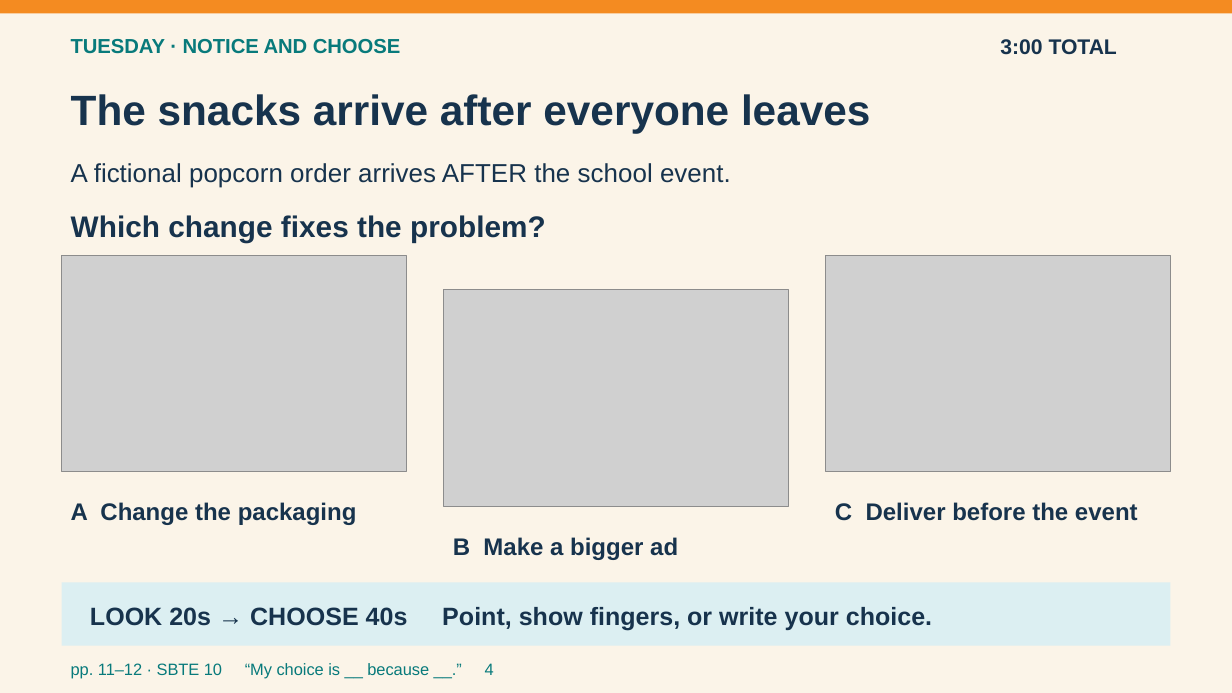
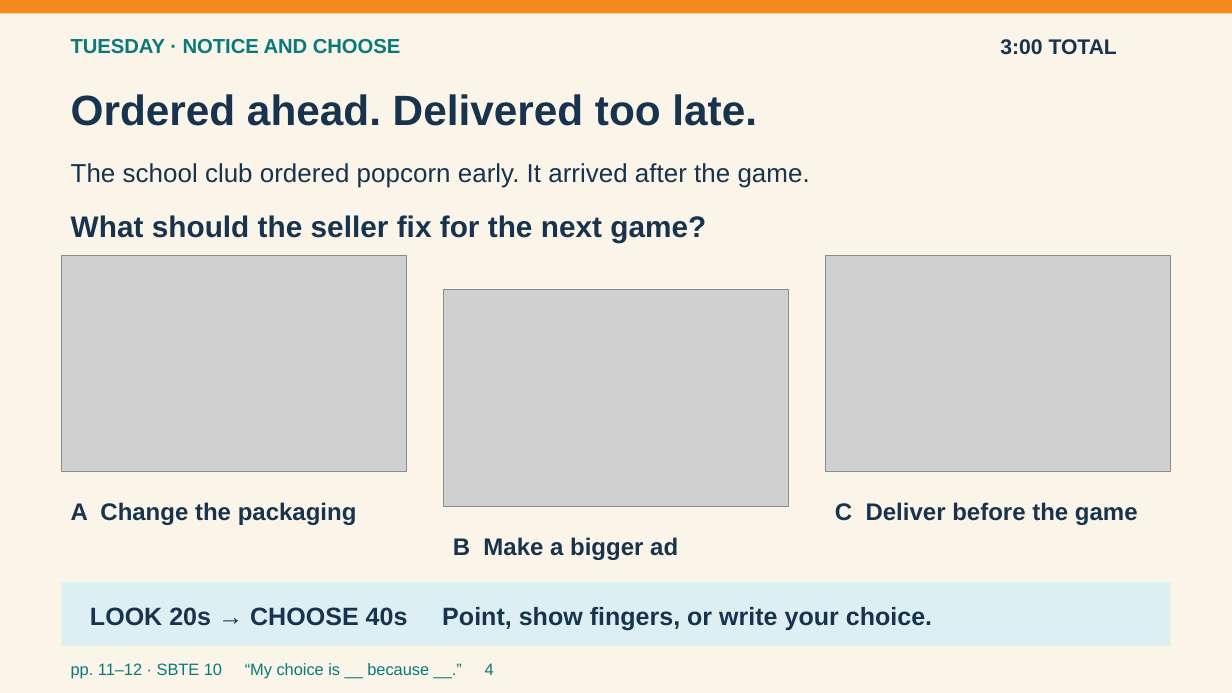
Before and after one commit to pzg8794/teaching-placement, a slide deck: slide 4 of second-placement/planning/2026-09-21-to-25/2026-09-21-to-25-Entry-Routines-Visual-v3.pptx. Drawn at 1232x693 pixels with LibreOffice and Linux fonts; fonts in the diff are those of the drawing; grey boxes stand for pictures. Boxes give left, top, right and bottom in pixels: in the first picture for what was removed or moved away, otherwise in the second. Text is boxed around its words. In the diff, an @@ line names an element or a change of style, - is before the commit and + after.

Commit message:
Ground Tuesday and Thursday entries in concrete problems before terminology

```diff
--- a/second-placement/planning/2026-09-21-to-25/2026-09-21-to-25-Entry-Routines-Visual-v3.pptx
+++ b/second-placement/planning/2026-09-21-to-25/2026-09-21-to-25-Entry-Routines-Visual-v3.pptx
@@ text at (71, 94, 757, 126): text changed @@
-The snacks arrive after everyone leaves
+Ordered ahead. Delivered too late.
@@ text at (71, 163, 810, 188): text changed @@
-A fictional popcorn order arrives AFTER the school event.
+The school club ordered popcorn early. It arrived after the game.
@@ text at (71, 215, 706, 242): text changed @@
-Which change fixes the problem?
+What should the seller fix for the next game?
@@ text at (835, 502, 1138, 525): text changed @@
-C Deliver before the event
+C Deliver before the game
```
Also in this commit, not shown: 4 other slides changed, 2 other files.
